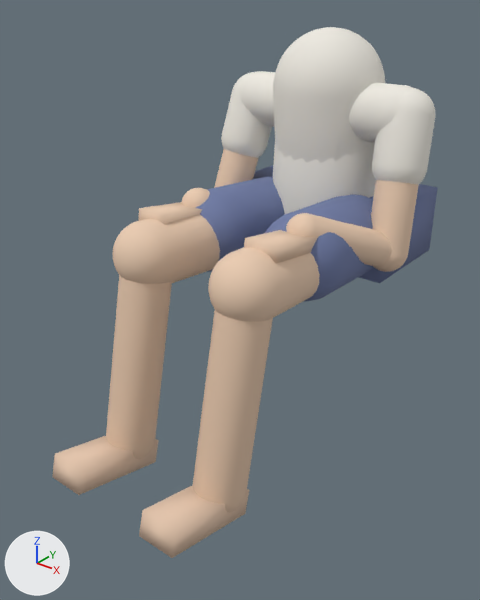
The glTF model models/body.glb as it was, and as the next commit left it.
Before and after are seen from a 50 mm camera at (0.816, -1.218, 0.562) aimed at (0.007, -0.207, -0.064). The lights are fixed; the arrows at lower left show +X, +Y and +Z. The older version comes first.

The first picture shows 'body'.
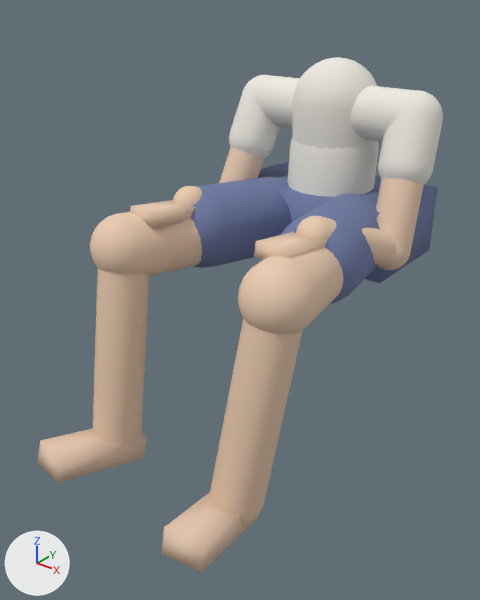
What differs and where, as boxes (x1, y1, x2, y2) in the pictures (480 x 600 px; the box of a moved part takes in the faces that stretch with it):
'body', reshaped: before (53, 27, 438, 558); after (38, 57, 443, 573)
part 1 of me_body, moved or reshaped: before (208, 247, 320, 322); after (238, 247, 343, 334)
part 2 of me_body, moved or reshaped: before (193, 310, 273, 512); after (209, 318, 303, 525)
part 3 of me_body, moved or reshaped: before (139, 485, 249, 558); after (161, 492, 259, 573)
part 4 of me_body, moved or reshaped: before (265, 194, 373, 301); after (281, 194, 379, 304)
part 5 of me_body, moved or reshaped: before (112, 214, 220, 284); after (90, 212, 202, 276)
part 6 of me_body, moved or reshaped: before (106, 275, 172, 459); after (93, 269, 149, 445)
part 7 of me_body, moved or reshaped: before (53, 436, 159, 495); after (38, 428, 147, 483)
part 8 of me_body, moved or reshaped: before (196, 176, 285, 272); after (191, 176, 291, 268)
part 9 of me_body, moved or reshaped: before (273, 27, 385, 163); after (292, 57, 377, 150)
part 10 of me_body, moved or reshaped: before (371, 180, 419, 272); after (376, 178, 424, 270)
part 11 of me_body, moved or reshaped: before (372, 88, 435, 185); after (378, 90, 443, 185)
part 12 of me_body, moved or reshaped: before (286, 213, 392, 267); after (296, 216, 397, 266)
part 13 of me_body, moved or reshaped: before (244, 230, 318, 263); after (254, 232, 328, 260)
part 14 of me_body, moved or reshaped: before (214, 149, 258, 188); after (219, 147, 264, 183)
part 15 of me_body, moved or reshaped: before (221, 72, 272, 158); after (229, 75, 280, 159)
part 16 of me_body, moved or reshaped: before (181, 188, 210, 208); after (173, 186, 202, 206)
part 17 of me_body, moved or reshaped: before (138, 202, 202, 225); after (130, 200, 195, 227)
part 18 of me_body, moved or reshaped: before (240, 71, 413, 214); after (255, 76, 414, 197)

Patch to the scene script:
```diff
--- a/models/body.glb.py
+++ b/models/body.glb.py
@@ me_body @@
-me_body.from_pydata(...)  # 7990 vertices, 15900 faces; spans x -0.27..0.27, y -0.61..0.29, z -0.431..0.465
+me_body.from_pydata(...)  # 7990 vertices, 15900 faces; spans x -0.272..0.272, y -0.615..0.29, z -0.431..0.4
+# me_body part 1: the loose piece of 530 vertices spanning x 0.043..0.202, y -0.411..0.132, z -0.052..0.12 is multiplied about its middle by the matrix ((0.985, -0.174, 0.012), (0.17, 1.002, 0.0), (-0.012, 0.0, 1.0)), then moved by (0.035, 0.0, 0.0)
+# me_body part 2: the loose piece of 530 vertices spanning x 0.075..0.185, y -0.481..-0.284, z -0.418..0.103 is multiplied about its middle by the matrix ((-0.912, 0.409, -0.026), (-0.387, -0.836, 0.39), (0.138, 0.366, 0.921)), then moved by (0.057, 0.0, 0.0)
+# me_body part 3: the loose piece of 8 vertices spanning x 0.087..0.172, y -0.61..-0.383, z -0.431..-0.325 is turned 9 degrees about the z axis through its middle, then moved by (0.045, 0.0, 0.0)
+# me_body part 4: the loose piece of 530 vertices spanning x 0.021..0.216, y -0.233..0.154, z -0.062..0.14 is multiplied about its middle by the matrix ((0.985, -0.171, 0.012), (0.171, 0.985, 0.001), (-0.012, 0.001, 1.0)), then moved by (0.017, 0.002, 0.0)
+# me_body part 5: the loose piece of 530 vertices spanning x -0.202..-0.043, y -0.411..0.132, z -0.052..0.12 is multiplied about its middle by the matrix ((0.985, 0.174, -0.012), (-0.17, 1.002, 0.0), (0.012, 0.0, 1.0)), then moved by (-0.035, 0.0, 0.0)
+# me_body part 6: the loose piece of 530 vertices spanning x -0.185..-0.075, y -0.481..-0.284, z -0.418..0.103 is multiplied about its middle by the matrix ((0.998, -0.012, -0.058), (0.012, 1.0, 0.0), (0.058, 0.0, 0.998)), then moved by (-0.058, 0.0, 0.0)
+# me_body part 7: the loose piece of 8 vertices spanning x -0.172..-0.087, y -0.61..-0.383, z -0.431..-0.325 is turned -9 degrees about the z axis through its middle, then moved by (-0.045, 0.0, 0.0)
+# me_body part 8: the loose piece of 530 vertices spanning x -0.216..-0.021, y -0.233..0.154, z -0.062..0.14 is multiplied about its middle by the matrix ((0.985, 0.171, -0.012), (-0.171, 0.985, 0.001), (0.012, 0.001, 1.0)), then moved by (-0.017, 0.002, 0.0)
+# me_body part 9: the loose piece of 530 vertices spanning x -0.124..0.124, y -0.004..0.259, z 0.075..0.465 is multiplied about its middle by the matrix ((0.793, -0.048, -0.005), (0.049, 0.791, 0.048), (0.002, -0.049, 0.793)), then moved by (0.0, 0.03, -0.025)
+# me_body part 10: the loose piece of 530 vertices spanning x 0.155..0.27, y -0.015..0.155, z -0.015..0.345 is multiplied about its middle by the matrix ((0.994, 0.107, -0.032), (-0.103, 0.989, 0.104), (0.043, -0.1, 0.994)), then moved by (0.0, 0.025, -0.005)
+# me_body part 11: the loose piece of 530 vertices spanning x 0.142..0.267, y 0.024..0.168, z 0.147..0.358 is multiplied about its middle by the matrix ((0.994, 0.107, -0.032), (-0.103, 0.989, 0.104), (0.043, -0.1, 0.994)), then moved by (0.0, 0.035, -0.008)
+# me_body part 12: the loose piece of 530 vertices spanning x 0.102..0.263, y -0.208..0.068, z -0.008..0.148 is multiplied about its middle by the matrix ((0.993, -0.112, 0.028), (0.113, 0.994, -0.01), (-0.026, 0.013, 1.0)), then moved by (0.012, 0.005, 0.0)
+# me_body part 13: the loose piece of 8 vertices spanning x 0.102..0.177, y -0.316..-0.154, z 0.079..0.131 is moved by (0.025, 0.0, 0.0)
+# me_body part 14: the loose piece of 530 vertices spanning x -0.27..-0.155, y -0.015..0.155, z -0.015..0.345 is multiplied about its middle by the matrix ((0.994, -0.107, 0.032), (0.103, 0.989, 0.104), (-0.043, -0.1, 0.994)), then moved by (0.0, 0.025, -0.005)
+# me_body part 15: the loose piece of 530 vertices spanning x -0.267..-0.142, y 0.024..0.168, z 0.147..0.358 is multiplied about its middle by the matrix ((0.994, -0.107, 0.032), (0.103, 0.989, 0.104), (-0.043, -0.1, 0.994)), then moved by (0.0, 0.035, -0.008)
+# me_body part 16: the loose piece of 530 vertices spanning x -0.263..-0.102, y -0.208..0.068, z -0.008..0.148 is multiplied about its middle by the matrix ((0.993, 0.112, -0.028), (-0.113, 0.994, -0.01), (0.026, 0.013, 1.0)), then moved by (-0.012, 0.005, 0.0)
+# me_body part 17: the loose piece of 8 vertices spanning x -0.177..-0.102, y -0.316..-0.154, z 0.079..0.131 is moved by (-0.025, 0.0, 0.0)
+# me_body part 18: 1060 of 7990 vertices moved; they spanned x -0.242..0.242, y 0.0..0.27, z -0.07..0.362 and now span x -0.238..0.238, y 0.045..0.265, z -0.045..0.348; mean shift (0.0, 0.03, -0.008); largest move (0.008, 0.029, 0.268) -> (0.007, 0.071, 0.245)
 me_body.materials.append(mat_mat_0)
```
